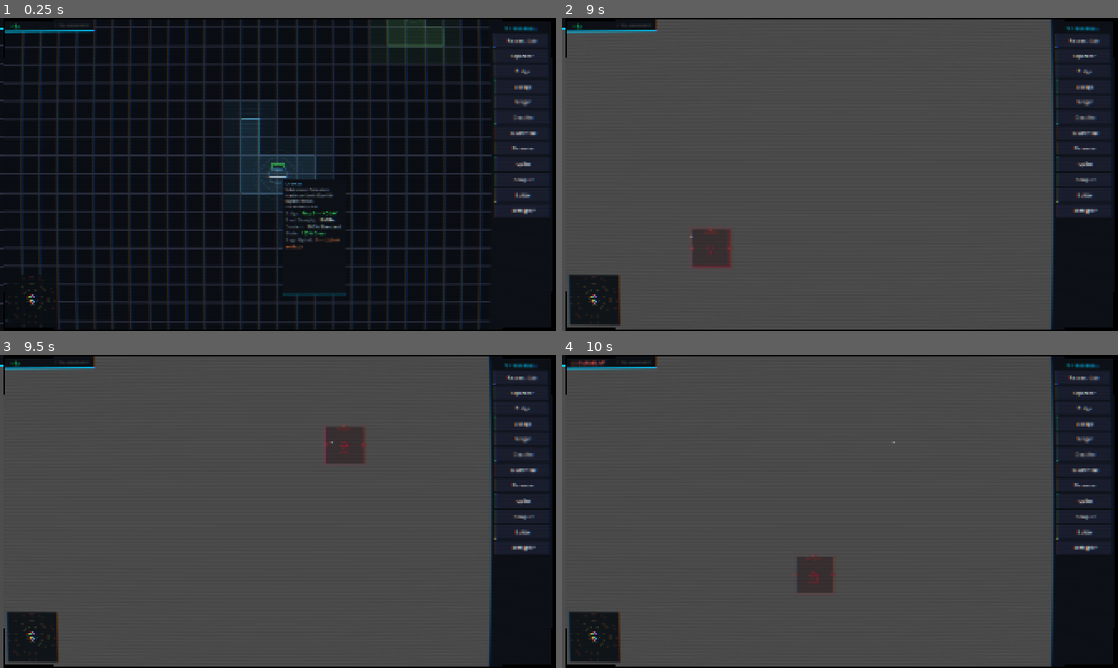
Above: before the commit, frames 1-4 (two rows, left to right).
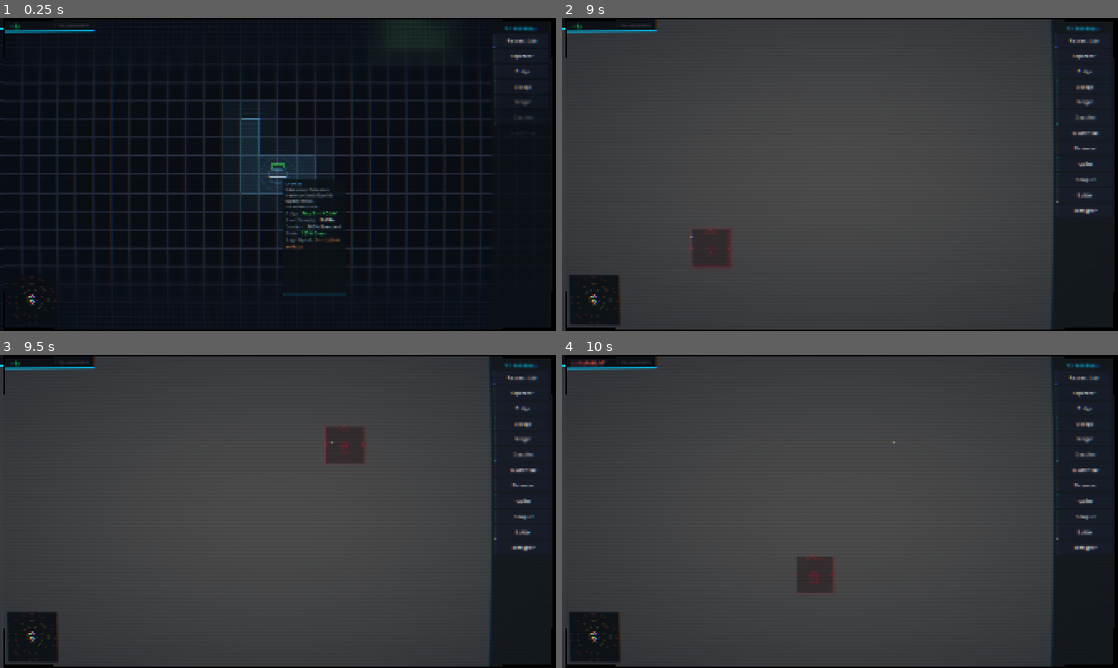
Above: after the commit, the same moments.

Repository: BYGGOLDENSTONE/sys-admin
Game: Godot game, scene res://scenes/main.tscn
Two runs of this game, one before a commit and one after it. Both use one fixed random seed, a clock stepped at 60 frames per second and the inputs below.
Inputs (mouse positions are in pixels of both pictures, inside the frame that each line leads up to):
- Up to frame 1 (0.25 s): no input
- Up to frame 2 (9 s): click "Research Lab" at 0.5 s; click "Separator" at 1.25 s; click "Bridge" at 2 s; click "Storage" at 2.75 s; click "Merger" at 3.5 s; click "Classifier" at 4.25 s; click "Quarantine" at 5 s; click "Recoverer" at 5.75 s; click "Compiler" at 6.5 s; click "Splitter" at 7.25 s; click "Decryptor" at 8 s; tap Enter at 8.75 s; drag from (589, 302) to (895, 105) at 8.77 s
- Up to frame 3 (9.5 s): no input
- Up to frame 4 (10 s): tap Space at 9.5 s; drag from (728, 527) to (812, 574) at 9.52 s

The runs differ from the first frame. In frame 1, 1.4% of the frame differs, in the area x 0-97%, y 0-100%; in frame 2, 0.4%; in frame 3, 0.4%; in frame 4, 0.4%.

Commit message:
Faz 6 başladı: Görsel polish — trauma shake, bina animasyonları, kablo glow, shader efektleri
- Kamera: Trauma-based shake (FastNoiseLite, Squirrel Eiserloh tekniği)
- Bina: Yerleştirme pop animasyonu + working state glow + port pulse
- Kablo: 4 katmanlı glow rendering + partiküllerde glow halo
- Grid: Kamera-culled cell underglow (bina + kablo hücreleri)
- Simulation: Floating text (scale pop + fade) + trauma feedback
- UI: Yarı saydam panel + staggered button fade-in + tooltip animasyonu
- Shader: Tilt-shift DoF + vignette (bloom), glitch sistemi (CRT)

Co-Authored-By: Claude Opus 4.6 <noreply@anthropic.com>

Diff:
--- a/scripts/building.gd
+++ b/scripts/building.gd
@@ -49,6 +49,14 @@
 	definition = def
 	grid_cell = cell
 	queue_redraw()
+
+
+func play_place_animation() -> void:
+	scale = Vector2(0.6, 0.6)
+	modulate = Color(1.2, 1.4, 1.6, 0.8)
+	var tw := create_tween().set_parallel(true)
+	tw.tween_property(self, "scale", Vector2.ONE, 0.35).set_trans(Tween.TRANS_BACK).set_ease(Tween.EASE_OUT)
+	tw.tween_property(self, "modulate", Color.WHITE, 0.4).set_trans(Tween.TRANS_QUAD).set_ease(Tween.EASE_OUT)
 
 
 func get_port_local_position(port_side: String) -> Vector2:
@@ -206,22 +214,30 @@
 	var active: bool = is_active()
 	var accent: Color = definition.color if active else Color(definition.color, 0.3)
 
-	# Pulse value for glow animation
-	var pulse: float = sin(_glow_time * GLOW_PULSE_SPEED) * GLOW_PULSE_AMOUNT if active else 0.0
+	# State-based pulse
+	var pulse: float = 0.0
+	if active:
+		if is_working:
+			pulse = (sin(_glow_time * 7.0) * 0.5 + 0.5) * GLOW_PULSE_AMOUNT * 3.0
+		else:
+			pulse = sin(_glow_time * GLOW_PULSE_SPEED) * GLOW_PULSE_AMOUNT
 
 	# Wide outer glow (soft halo)
 	var outer_rect := Rect2(
 		Vector2(-OUTER_GLOW_WIDTH, -OUTER_GLOW_WIDTH),
 		size + Vector2(OUTER_GLOW_WIDTH * 2, OUTER_GLOW_WIDTH * 2)
 	)
-	draw_rect(outer_rect, Color(accent, OUTER_GLOW_ALPHA + pulse), false, OUTER_GLOW_WIDTH)
+	var outer_a := OUTER_GLOW_ALPHA + pulse
+	if is_working:
+		outer_a += 0.08
+	draw_rect(outer_rect, Color(accent, outer_a), false, OUTER_GLOW_WIDTH)
 
 	# Inner glow
 	var glow_rect := Rect2(
 		Vector2(-GLOW_WIDTH, -GLOW_WIDTH),
 		size + Vector2(GLOW_WIDTH * 2, GLOW_WIDTH * 2)
 	)
-	draw_rect(glow_rect, Color(accent, GLOW_ALPHA + pulse * 0.5), false, GLOW_WIDTH)
+	draw_rect(glow_rect, Color(accent, GLOW_ALPHA + pulse), false, GLOW_WIDTH)
 
 	# Body
 	draw_rect(rect, BODY_COLOR, true)
@@ -697,16 +713,23 @@
 func _draw_ports(size: Vector2, accent: Color) -> void:
 	if definition == null:
 		return
+
+	var port_pulse: float = 0.0
+	if is_active() and is_working:
+		port_pulse = sin(_glow_time * 5.0) * 0.5 + 0.5
+
 	# Output ports (accent color)
 	for port_side in definition.output_ports:
 		var pos := get_port_local_position(port_side)
-		draw_circle(pos, PORT_GLOW_RADIUS, Color(accent, 0.15))
+		var gr := PORT_GLOW_RADIUS + port_pulse * 4.0
+		draw_circle(pos, gr, Color(accent, 0.12 + port_pulse * 0.15))
 		draw_circle(pos, PORT_RADIUS, Color(accent, 0.8))
 		draw_circle(pos, PORT_RADIUS * 0.4, Color.WHITE)
 	# Input ports (white/dim)
 	for port_side in definition.input_ports:
 		var pos := get_port_local_position(port_side)
-		draw_circle(pos, PORT_GLOW_RADIUS, Color(1, 1, 1, 0.1))
+		var gr := PORT_GLOW_RADIUS + port_pulse * 2.0
+		draw_circle(pos, gr, Color(1, 1, 1, 0.08 + port_pulse * 0.08))
 		draw_circle(pos, PORT_RADIUS, Color(0.6, 0.65, 0.7, 0.8))
 		draw_circle(pos, PORT_RADIUS * 0.4, Color.WHITE)
 
--- a/scripts/camera.gd
+++ b/scripts/camera.gd
@@ -9,14 +9,41 @@
 var _target_zoom: float = 1.0
 var _is_dragging: bool = false
 
+# Trauma-based screen shake (Squirrel Eiserloh GDC technique)
+var _trauma: float = 0.0
+var _noise: FastNoiseLite = null
+var _noise_y: float = 0.0
+const TRAUMA_DECAY: float = 1.8
+const MAX_SHAKE_OFFSET: float = 12.0
+
 
 func _ready() -> void:
 	zoom = Vector2(_target_zoom, _target_zoom)
+	_noise = FastNoiseLite.new()
+	_noise.seed = randi()
+	_noise.frequency = 3.0
+	_noise.noise_type = FastNoiseLite.TYPE_SIMPLEX_SMOOTH
+
+
+func add_trauma(amount: float) -> void:
+	_trauma = minf(_trauma + amount, 1.0)
 
 
 func _process(delta: float) -> void:
 	_handle_keyboard_pan(delta)
 	_smooth_zoom(delta)
+
+	if _trauma > 0.0:
+		_noise_y += delta * 60.0
+		var shake := _trauma * _trauma
+		var zoom_comp := 1.0 / zoom.x
+		offset.x = MAX_SHAKE_OFFSET * shake * _noise.get_noise_2d(_noise_y, 0.0) * zoom_comp
+		offset.y = MAX_SHAKE_OFFSET * shake * _noise.get_noise_2d(0.0, _noise_y) * zoom_comp
+		_trauma = maxf(_trauma - TRAUMA_DECAY * delta, 0.0)
+	elif offset != Vector2.ZERO:
+		offset = offset.lerp(Vector2.ZERO, delta * 12.0)
+		if offset.length() < 0.1:
+			offset = Vector2.ZERO
 
 
 func _unhandled_input(event: InputEvent) -> void:
--- a/scripts/connection_layer.gd
+++ b/scripts/connection_layer.gd
@@ -69,9 +69,17 @@
 		draw_polyline(points, HOVER_COLOR, HOVER_WIDTH, true)
 
 	if active:
-		draw_polyline(points, Color(accent, CABLE_GLOW_ALPHA), CABLE_GLOW_WIDTH, true)
+		var pulse := sin(Time.get_ticks_msec() / 200.0) * 0.5 + 0.5
+		# Outer soft halo
+		draw_polyline(points, Color(accent, 0.06 + pulse * 0.04), CABLE_GLOW_WIDTH * 2.5, true)
+		# Mid glow
+		draw_polyline(points, Color(accent, CABLE_GLOW_ALPHA + pulse * 0.1), CABLE_GLOW_WIDTH, true)
+		# Core line
 		draw_polyline(points, accent, CABLE_WIDTH, true)
+		# Bright center highlight
+		draw_polyline(points, Color(1.0, 1.0, 1.0, 0.15 + pulse * 0.05), 1.0, true)
 	else:
+		draw_polyline(points, Color(accent, CABLE_INACTIVE_ALPHA * 0.5), CABLE_GLOW_WIDTH * 0.7, true)
 		draw_polyline(points, Color(accent, CABLE_INACTIVE_ALPHA), CABLE_WIDTH, true)
 
 
@@ -140,13 +148,21 @@
 	var ptypes: Array = _build_particle_types(flow, count)
 
 	for i in range(count):
-		var offset: float = float(i) / float(count)
-		var t: float = fmod(_particle_time + offset, 1.0)
+		var p_offset: float = float(i) / float(count)
+		var t: float = fmod(_particle_time + p_offset, 1.0)
 		var pos: Vector2 = _get_point_along_path(points, seg_lengths, total_length, t)
 		var ptype: Dictionary = ptypes[i] if i < ptypes.size() else {"color": Color("#00ff88"), "char": "0"}
 		var draw_pos := pos + Vector2(-half_size, half_size)
-		draw_string(font, draw_pos, ptype.char, HORIZONTAL_ALIGNMENT_LEFT, -1, PARTICLE_FONT_SIZE, Color(ptype.color, 0.4))
-		draw_string(font, draw_pos, ptype.char, HORIZONTAL_ALIGNMENT_LEFT, -1, PARTICLE_FONT_SIZE, ptype.color)
+		var base_color: Color = ptype.color
+		var glow_pulse: float = sin(Time.get_ticks_msec() / 120.0 + float(i) * 1.7) * 0.5 + 0.5
+
+		# Glow halo
+		draw_circle(pos, 6.0 + glow_pulse * 3.0, Color(base_color, 0.1 + glow_pulse * 0.08))
+		# Inner glow
+		draw_circle(pos, 3.0, Color(base_color, 0.35))
+		# Character
+		draw_string(font, draw_pos, ptype.char, HORIZONTAL_ALIGNMENT_LEFT, -1, PARTICLE_FONT_SIZE, Color(base_color, 0.5))
+		draw_string(font, draw_pos, ptype.char, HORIZONTAL_ALIGNMENT_LEFT, -1, PARTICLE_FONT_SIZE, Color.WHITE)
 
 
 func _get_point_along_path(points: PackedVector2Array, seg_lengths: Array[float], total: float, t: float) -> Vector2:
--- a/scripts/grid_system.gd
+++ b/scripts/grid_system.gd
@@ -110,6 +110,29 @@
 		return
 	var zoom_level: float = cam.zoom.x
 
+	# Cell underglow (only visible cells for performance)
+	var vp := get_viewport_rect().size / cam.zoom
+	var cp := cam.global_position - vp / 2.0
+	var sx: int = maxi(0, int(cp.x / TILE_SIZE) - 1)
+	var ex: int = mini(GRID_WIDTH, int((cp.x + vp.x) / TILE_SIZE) + 2)
+	var sy: int = maxi(0, int(cp.y / TILE_SIZE) - 1)
+	var ey: int = mini(GRID_HEIGHT, int((cp.y + vp.y) / TILE_SIZE) + 2)
+
+	for cell in _occupied_cells:
+		if cell.x < sx or cell.x > ex or cell.y < sy or cell.y > ey:
+			continue
+		var building = _occupied_cells[cell]
+		if building and building.definition:
+			var a: Color = building.definition.color
+			var r := Rect2(cell.x * TILE_SIZE, cell.y * TILE_SIZE, TILE_SIZE, TILE_SIZE)
+			draw_rect(r, Color(a, 0.04), true)
+
+	for cell in _cable_cells:
+		if cell.x < sx or cell.x > ex or cell.y < sy or cell.y > ey:
+			continue
+		var r := Rect2(cell.x * TILE_SIZE, cell.y * TILE_SIZE, TILE_SIZE, TILE_SIZE)
+		draw_rect(r, Color(0.2, 0.5, 0.9, 0.02), true)
+
 	# Fade out grid lines when zoomed out to prevent flickering/moire
 	# Fully visible above 0.5, fully hidden below 0.2
 	if zoom_level < 0.2:
--- a/scripts/simulation_manager.gd
+++ b/scripts/simulation_manager.gd
@@ -363,6 +363,7 @@
 		if sent > 0:
 			processed += sent
 			keys_used += sent * dual.key_cost
+			_spawn_floating_text(b, "+%d Clean" % sent, Color("#44ff88"))
 			print("[DualInput] %s: %d MB %s(%s) → %s (-%d Key)" % [
 				b.definition.building_name, sent,
 				DataEnums.content_name(parsed.content),
@@ -416,6 +417,7 @@
 		# Produce refined output — store in global refined storage
 		_add_refined_to_storage(recipe.output_refined, to_craft)
 		crafted += to_craft
+		_spawn_floating_text(b, "+%d %s" % [to_craft, DataEnums.refined_name(recipe.output_refined)], Color("#44ff88"))
 		print("[Compiler] %d x %s crafted (%d %s + %d %s consumed)" % [
 			to_craft, DataEnums.refined_name(recipe.output_refined),
 			consumed_a, DataEnums.content_name(recipe.input_a_content),
@@ -505,6 +507,9 @@
 		var to_process: int = mini(available, max_process - processed)
 		processed += to_process
 		print("[Quarantine] Neutralized %d MB malware" % to_process)
+	if processed > 0:
+		_spawn_floating_text(b, "-%d Malware" % processed, Color(1.0, 0.3, 0.4))
+		_add_camera_trauma(0.08 + processed * 0.02)
 	return processed
 
 
@@ -579,10 +584,41 @@
 	return upg.costs[building.upgrade_level] if building.upgrade_level < upg.costs.size() else 0
 
 
+# --- EVENT FEEDBACK ---
+func _spawn_floating_text(building: Node2D, text: String, color: Color) -> void:
+	var lbl := Label.new()
+	lbl.text = text
+	lbl.horizontal_alignment = HORIZONTAL_ALIGNMENT_CENTER
+	lbl.add_theme_color_override("font_color", color)
+	lbl.add_theme_color_override("font_outline_color", Color(0, 0, 0, 0.9))
+	lbl.add_theme_constant_override("outline_size", 5)
+	lbl.add_theme_font_size_override("font_size", 13)
+
+	var cx: float = building.definition.grid_size.x * TILE_SIZE / 2.0
+	lbl.position = Vector2(cx - 28, -6.0)
+	lbl.pivot_offset = Vector2(28, 6)
+	lbl.scale = Vector2(0.4, 0.4)
+	building.add_child(lbl)
+
+	var tw := building.create_tween().set_parallel(true)
+	tw.tween_property(lbl, "scale", Vector2.ONE, 0.2).set_trans(Tween.TRANS_BACK).set_ease(Tween.EASE_OUT)
+	tw.tween_property(lbl, "position:y", lbl.position.y - 32.0, 1.0).set_trans(Tween.TRANS_QUAD).set_ease(Tween.EASE_OUT)
+	tw.tween_property(lbl, "modulate:a", 0.0, 0.5).set_delay(0.5)
+	tw.chain().tween_callback(lbl.queue_free)
+
+
+func _add_camera_trauma(amount: float) -> void:
+	var cam := get_viewport().get_camera_2d()
+	if cam and cam.has_method("add_trauma"):
+		cam.add_trauma(amount)
+
+
 # --- BUILDING EVENTS ---
-func _on_building_placed(_building: Node2D, _cell: Vector2i) -> void:
-	pass
+func _on_building_placed(building: Node2D, _cell: Vector2i) -> void:
+	if building.has_method("play_place_animation"):
+		building.play_place_animation()
+	_add_camera_trauma(0.15)
 
 
 func _on_building_removed(_building: Node2D, _cell: Vector2i) -> void:
-	pass
+	_add_camera_trauma(0.1)
--- a/scripts/ui/building_panel.gd
+++ b/scripts/ui/building_panel.gd
@@ -2,10 +2,11 @@
 
 signal building_selected(definition: BuildingDefinition)
 
-const PANEL_BG_COLOR := Color("#0d1117")
-const BORDER_COLOR := Color("#00ccff")
-const BUTTON_NORMAL_COLOR := Color("#1a1e2e")
-const BUTTON_HOVER_COLOR := Color("#2a2e3e")
+const PANEL_BG_COLOR := Color(0.05, 0.07, 0.09, 0.8)
+const BORDER_COLOR := Color(0.0, 0.8, 1.0, 0.5)
+const BUTTON_NORMAL_COLOR := Color(0.1, 0.12, 0.18, 0.7)
+const BUTTON_HOVER_COLOR := Color(0.16, 0.22, 0.32, 0.85)
+const BUTTON_PRESSED_COLOR := Color(0.2, 0.28, 0.42, 0.9)
 const TITLE_COLOR := Color("#00ccff")
 
 var _definitions: Array[BuildingDefinition] = []
@@ -52,7 +53,8 @@
 	# Clear old buttons
 	for child in _button_container_ref.get_children():
 		child.queue_free()
-	# Re-create visible buttons
+	# Re-create visible buttons with staggered fade-in
+	var idx := 0
 	for def in _definitions:
 		if _tech_tree and not _tech_tree.is_building_unlocked(def.building_name):
 			continue
@@ -63,6 +65,13 @@
 		_style_button(button, def.color)
 		button.pressed.connect(_on_building_button_pressed.bind(def))
 		_button_container_ref.add_child(button)
+
+		# Staggered fade-in animation
+		button.modulate = Color(1, 1, 1, 0)
+		var tw := create_tween().set_trans(Tween.TRANS_QUAD).set_ease(Tween.EASE_OUT)
+		tw.tween_interval(idx * 0.04)
+		tw.tween_property(button, "modulate:a", 1.0, 0.25)
+		idx += 1
 
 
 func _build_cost_tooltip(def: BuildingDefinition) -> String:
@@ -112,7 +121,8 @@
 	button.add_theme_stylebox_override("hover", hover_style)
 
 	var pressed_style: StyleBoxFlat = style.duplicate()
-	pressed_style.bg_color = Color("#3a3e4e")
+	pressed_style.bg_color = BUTTON_PRESSED_COLOR
+	pressed_style.border_width_left = 4
 	button.add_theme_stylebox_override("pressed", pressed_style)
 
 	button.add_theme_color_override("font_color", Color.WHITE)
--- a/scripts/ui/building_tooltip.gd
+++ b/scripts/ui/building_tooltip.gd
@@ -1,7 +1,7 @@
 extends PanelContainer
 
-const BG_COLOR := Color("#0d1117")
-const BORDER_COLOR := Color("#00ccff")
+const BG_COLOR := Color(0.05, 0.07, 0.09, 0.85)
+const BORDER_COLOR := Color(0.0, 0.8, 1.0, 0.6)
 const OFFSET := Vector2(16, 16)
 
 @onready var name_label: Label = $MarginContainer/VBoxContainer/NameLabel
@@ -12,11 +12,26 @@
 var _target_building: Node2D = null
 var _target_source: Node2D = null
 
+var _slide_offset := Vector2.ZERO
+var _anim_tween: Tween = null
+
 
 func _ready() -> void:
 	visible = false
+	modulate = Color(1, 1, 1, 0)
 	mouse_filter = Control.MOUSE_FILTER_IGNORE
 	_setup_style()
+
+
+func _show_animated() -> void:
+	if visible and modulate.a > 0.9: return
+	visible = true
+	if _anim_tween: _anim_tween.kill()
+	if modulate.a == 0.0:
+		_slide_offset = Vector2(0, 15)
+	_anim_tween = create_tween().set_parallel(true).set_trans(Tween.TRANS_QUART).set_ease(Tween.EASE_OUT)
+	_anim_tween.tween_property(self, "modulate", Color.WHITE, 0.2)
+	_anim_tween.tween_property(self, "_slide_offset", Vector2.ZERO, 0.2)
 
 
 func show_for_building(building: Node2D) -> void:
@@ -32,7 +47,7 @@
 	desc_label.text = def.description
 	info_label.text = "%s | %d CR" % [def.category.to_upper(), def.base_cost]
 	_update_stats()
-	visible = true
+	_show_animated()
 
 
 func show_for_source(source: Node2D) -> void:
@@ -50,7 +65,7 @@
 		desc_label.text = "Yaklaşarak keşfet"
 		info_label.text = "??? | ??? MB/s"
 		stats_label.text = ""
-		visible = true
+		_show_animated()
 		return
 
 	name_label.text = def.source_name
@@ -58,13 +73,17 @@
 	desc_label.text = def.description
 	info_label.text = "VERİ KAYNAĞI | %d MB/s" % int(def.bandwidth)
 	_update_source_stats()
-	visible = true
+	_show_animated()
 
 
 func hide_tooltip() -> void:
 	_target_building = null
 	_target_source = null
-	visible = false
+	if not visible: return
+	if _anim_tween: _anim_tween.kill()
+	_anim_tween = create_tween().set_trans(Tween.TRANS_QUART).set_ease(Tween.EASE_IN)
+	_anim_tween.tween_property(self, "modulate", Color(1, 1, 1, 0), 0.15)
+	_anim_tween.tween_callback(func(): visible = false)
 
 
 func _process(_delta: float) -> void:
@@ -87,7 +106,7 @@
 	if pos.y + tip_size.y > viewport_size.y:
 		pos.y = mouse_pos.y - tip_size.y - 8
 
-	global_position = pos
+	global_position = pos + _slide_offset
 
 
 func _update_stats() -> void:
--- a/shaders/bloom_vignette.gdshader
+++ b/shaders/bloom_vignette.gdshader
@@ -1,34 +1,82 @@
 shader_type canvas_item;
 
 uniform sampler2D screen_texture : hint_screen_texture, repeat_disable, filter_linear;
-uniform float bloom_intensity : hint_range(0.0, 2.0) = 0.6;
-uniform float bloom_threshold : hint_range(0.0, 1.0) = 0.35;
-uniform float bloom_spread : hint_range(1.0, 10.0) = 3.0;
+
+// Bloom settings
+group_uniforms bloom;
+uniform float bloom_intensity : hint_range(0.0, 5.0) = 1.2;
+uniform float bloom_threshold : hint_range(0.0, 1.0) = 0.4;
+uniform float bloom_spread : hint_range(1.0, 10.0) = 4.0;
+
+// Vignette settings
+group_uniforms vignette;
+uniform float vignette_focus : hint_range(0.1, 2.0) = 1.0;
+uniform float vignette_intensity : hint_range(0.0, 1.0) = 0.5;
+uniform vec3 vignette_color : source_color = vec3(0.02, 0.05, 0.1);
+
+// Tilt-shift / Depth of Field settings (Macro Photography)
+group_uniforms tilt_shift;
+uniform float tilt_shift_focus_y : hint_range(0.0, 1.0) = 0.5;
+uniform float tilt_shift_focus_height : hint_range(0.0, 1.0) = 0.35;
+uniform float tilt_shift_blur_amount : hint_range(0.0, 10.0) = 3.0;
 
 void fragment() {
 	vec2 uv = SCREEN_UV;
 	vec2 ps = SCREEN_PIXEL_SIZE;
 
-	// Original color
 	vec4 original = texture(screen_texture, uv);
 
-	// Bloom: multi-sample blur (5x5 weighted kernel)
-	vec4 blur = vec4(0.0);
+	// Tilt-shift (Depth of Field) calculation based on Y position
+	// How far are we from the focus area?
+	float dist_from_focus = abs(uv.y - tilt_shift_focus_y);
+	// Smoothstep creates a soft transition around the focus area bounds
+	float blur_factor = smoothstep(tilt_shift_focus_height / 2.0, (tilt_shift_focus_height / 2.0) + 0.3, dist_from_focus);
+
+	vec4 dof_blur = vec4(0.0);
+	float dof_weight = 0.0;
+
+	// Only calculate blur if we're outside the sharp focus area to save performance
+	if (blur_factor > 0.0) {
+		for (float dx = -2.0; dx <= 2.0; dx += 1.0) {
+			for (float dy = -2.0; dy <= 2.0; dy += 1.0) {
+				float weight = 1.0 - (length(vec2(dx, dy)) / 3.0);
+				weight = max(weight, 0.01);
+				dof_blur += texture(screen_texture, uv + vec2(dx, dy) * ps * tilt_shift_blur_amount * blur_factor) * weight;
+				dof_weight += weight;
+			}
+		}
+		dof_blur /= dof_weight;
+	} else {
+		dof_blur = original;
+	}
+
+	// Mix original with DoF based on blur factor
+	vec3 dof_result = mix(original.rgb, dof_blur.rgb, blur_factor);
+
+	// Bloom (weighted 5x5 using the depth-of-field blurred result as a base)
+	vec4 blur_bloom = vec4(0.0);
 	float total_weight = 0.0;
-	for (int x = -2; x <= 2; x++) {
-		for (int y = -2; y <= 2; y++) {
-			float weight = 1.0 - length(vec2(float(x), float(y))) / 3.5;
+	for (float x = -2.0; x <= 2.0; x++) {
+		for (float y = -2.0; y <= 2.0; y++) {
+			float weight = 1.0 - length(vec2(x, y)) / 3.5;
 			weight = max(weight, 0.0);
-			vec4 s = texture(screen_texture, uv + vec2(float(x), float(y)) * ps * bloom_spread);
+			// Sample from original unblurred texture for sharp bloom highlights
+			vec4 s = texture(screen_texture, uv + vec2(x, y) * ps * bloom_spread);
 			float lum = dot(s.rgb, vec3(0.299, 0.587, 0.114));
 			vec4 bright = s * smoothstep(bloom_threshold, bloom_threshold + 0.3, lum);
-			blur += bright * weight;
+			blur_bloom += bright * weight;
 			total_weight += weight;
 		}
 	}
-	blur /= total_weight;
+	blur_bloom /= total_weight;
 
-	vec3 result = original.rgb + blur.rgb * bloom_intensity;
+	// Add Bloom to DoF result
+	vec3 result = dof_result + blur_bloom.rgb * bloom_intensity;
+
+	// Add Vignette
+	float d = distance(uv, vec2(0.5));
+	d = smoothstep(1.0 - vignette_focus, 1.0, d);
+	result = mix(result, vignette_color, d * vignette_intensity);
 
 	COLOR = vec4(result, 1.0);
 }
--- a/shaders/crt.gdshader
+++ b/shaders/crt.gdshader
@@ -1,10 +1,21 @@
 shader_type canvas_item;
 
 uniform sampler2D screen_texture : hint_screen_texture, repeat_disable, filter_linear;
+
+group_uniforms crt;
 uniform float scanline_intensity : hint_range(0.0, 0.5) = 0.08;
 uniform float scanline_count : hint_range(100.0, 1080.0) = 540.0;
-uniform float curvature : hint_range(0.0, 0.05) = 0.01;
-uniform float chromatic_aberration : hint_range(0.0, 3.0) = 0.5;
+uniform float curvature : hint_range(0.0, 0.05) = 0.02;
+uniform float chromatic_aberration : hint_range(0.0, 5.0) = 0.8;
+
+group_uniforms glitch;
+uniform float glitch_intensity : hint_range(0.0, 1.0) = 0.0; // 0.0 = normal, 1.0 = heavy glitch
+uniform float glitch_time : hint_range(0.0, 1000.0) = 0.0; // Drive this from a script
+
+// Random function for noise
+float rand(vec2 co){
+    return fract(sin(dot(co.xy ,vec2(12.9898,78.233))) * 43758.5453);
+}
 
 vec2 curve(vec2 uv) {
 	uv = (uv - 0.5) * 2.0;
@@ -14,18 +25,37 @@
 }
 
 void fragment() {
-	vec2 uv = curve(SCREEN_UV);
+	vec2 base_uv = SCREEN_UV;
+
+	// Glitch logic (horizontal slice shifting based on time and intensity)
+	if (glitch_intensity > 0.0) {
+		float noise = rand(vec2(floor(base_uv.y * 20.0), glitch_time)) * 2.0 - 1.0;
+		float shift = noise * glitch_intensity * 0.05;
+		// Only affect random bands
+		if (rand(vec2(floor(base_uv.y * 10.0), glitch_time * 2.1)) > 0.8) {
+			base_uv.x += shift;
+		}
+	}
+
+	vec2 uv = curve(base_uv);
 	vec2 ps = SCREEN_PIXEL_SIZE;
 
-	// Chromatic aberration (RGB offset)
-	float r = texture(screen_texture, uv + vec2(chromatic_aberration * ps.x, 0.0)).r;
+	// Chromatic aberration (RGB offset) + glitch multiplier
+	float ca_active = chromatic_aberration + (glitch_intensity * 10.0);
+	float r = texture(screen_texture, uv + vec2(ca_active * ps.x, 0.0)).r;
 	float g = texture(screen_texture, uv).g;
-	float b = texture(screen_texture, uv - vec2(chromatic_aberration * ps.x, 0.0)).b;
+	float b = texture(screen_texture, uv - vec2(ca_active * ps.x, 0.0)).b;
+
+	// Glitch color scrambling (occasional RGB channel swap or noise)
 	vec3 color = vec3(r, g, b);
+	if (glitch_intensity > 0.5 && rand(vec2(uv.x, glitch_time)) > 0.9) {
+		color = vec3(b, r, g); // Swap channels randomly during heavy glitches
+	}
 
-	// Scanlines
+	// Scanlines + Glitch flicker
 	float scanline = sin(uv.y * scanline_count * 3.14159) * 0.5 + 0.5;
-	color *= 1.0 - scanline_intensity * (1.0 - scanline);
+	float flicker = 1.0 - (rand(vec2(glitch_time, 0.0)) * glitch_intensity * 0.5);
+	color *= (1.0 - scanline_intensity * (1.0 - scanline)) * flicker;
 
 	// Out of bounds (from curvature) — black edges
 	float in_bounds = step(0.0, uv.x) * step(uv.x, 1.0) * step(0.0, uv.y) * step(uv.y, 1.0);
Not shown, changed: CLAUDE.md
